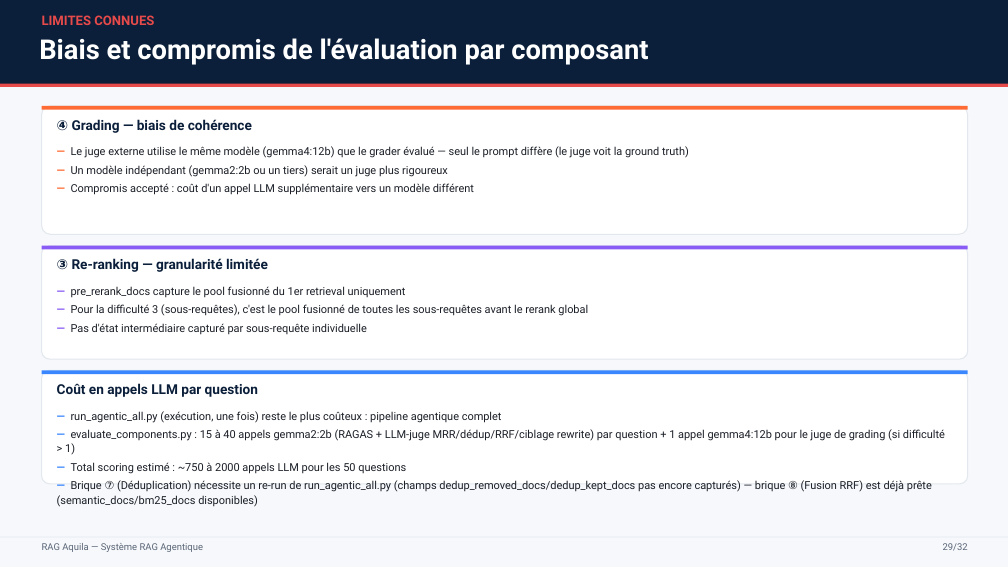
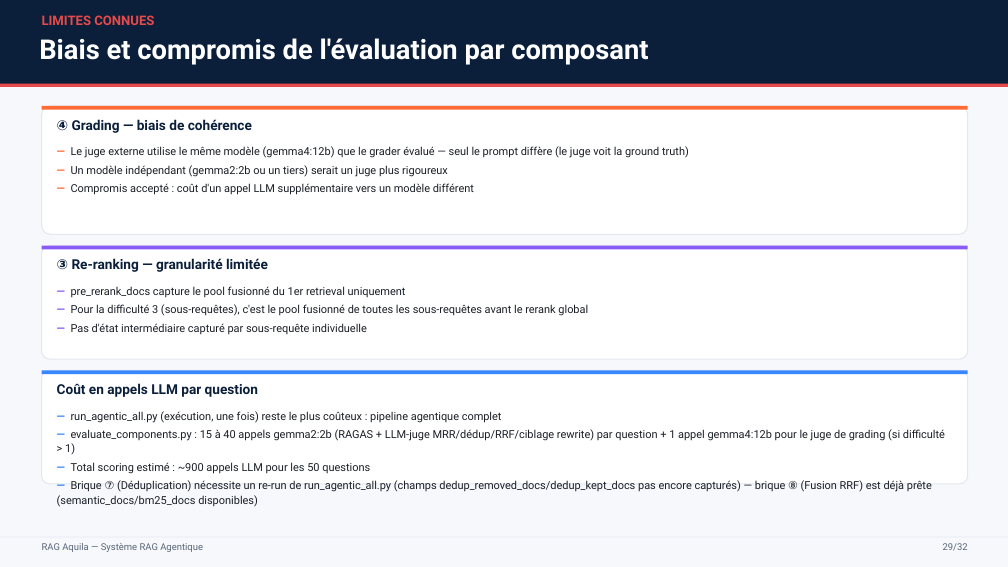
Before and after one commit to paulhenriduranton-collab/RAG_Aquila, a slide deck: slide 29 of Presentation_RAG_Aquila.pptx. Drawn at 1008x567 pixels with LibreOffice and Linux fonts; fonts in the diff are those of the drawing. Boxes give left, top, right and bottom in pixels: in the first picture for what was removed or moved away, otherwise in the second. Text is boxed around its words. In the diff, an @@ line names an element or a change of style, - is before the commit and + after.

```diff
--- a/Presentation_RAG_Aquila.pptx
+++ b/Presentation_RAG_Aquila.pptx
@@ text at (71, 462, 370, 474): text changed @@
-— Total scoring estimé : ~750 à 2000 appels LLM pour les 50 questions
+— Total scoring estimé : ~900 appels LLM pour les 50 questions
```
Also in this commit, not shown: 2 other slides changed, 2 other files.
